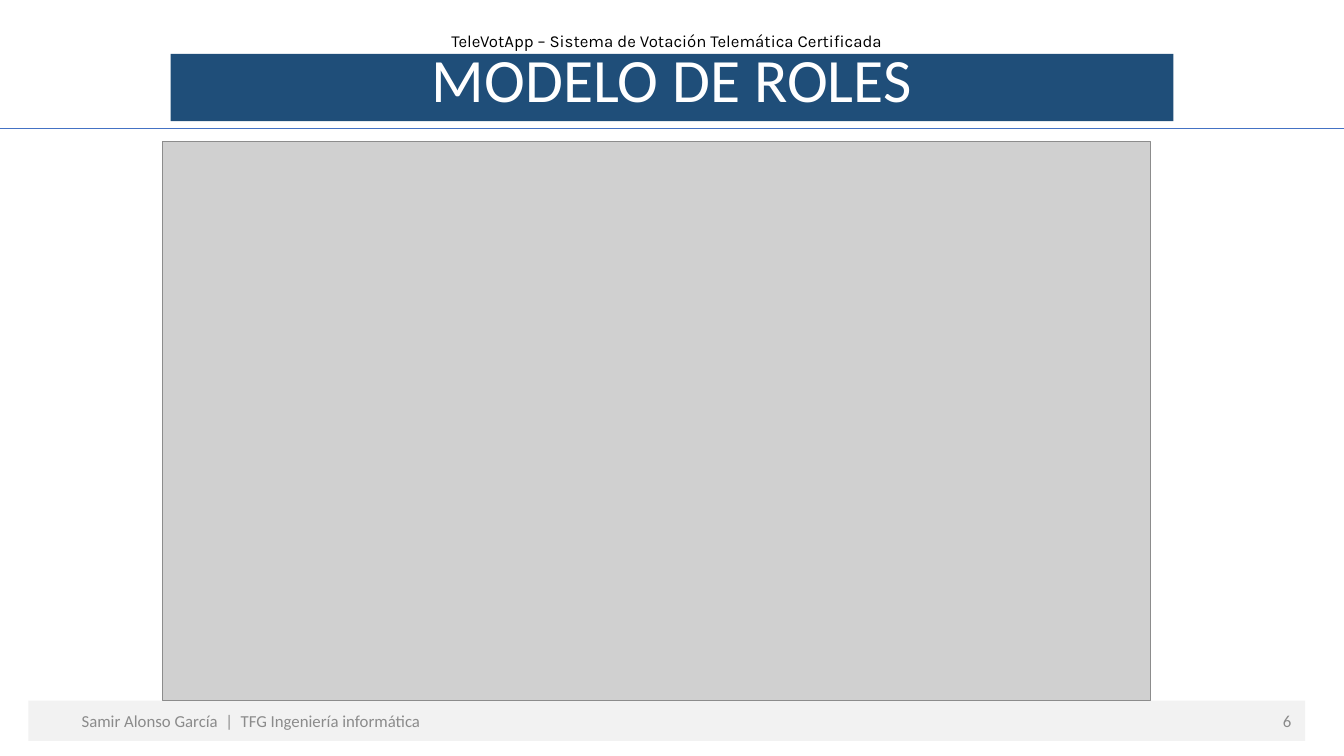
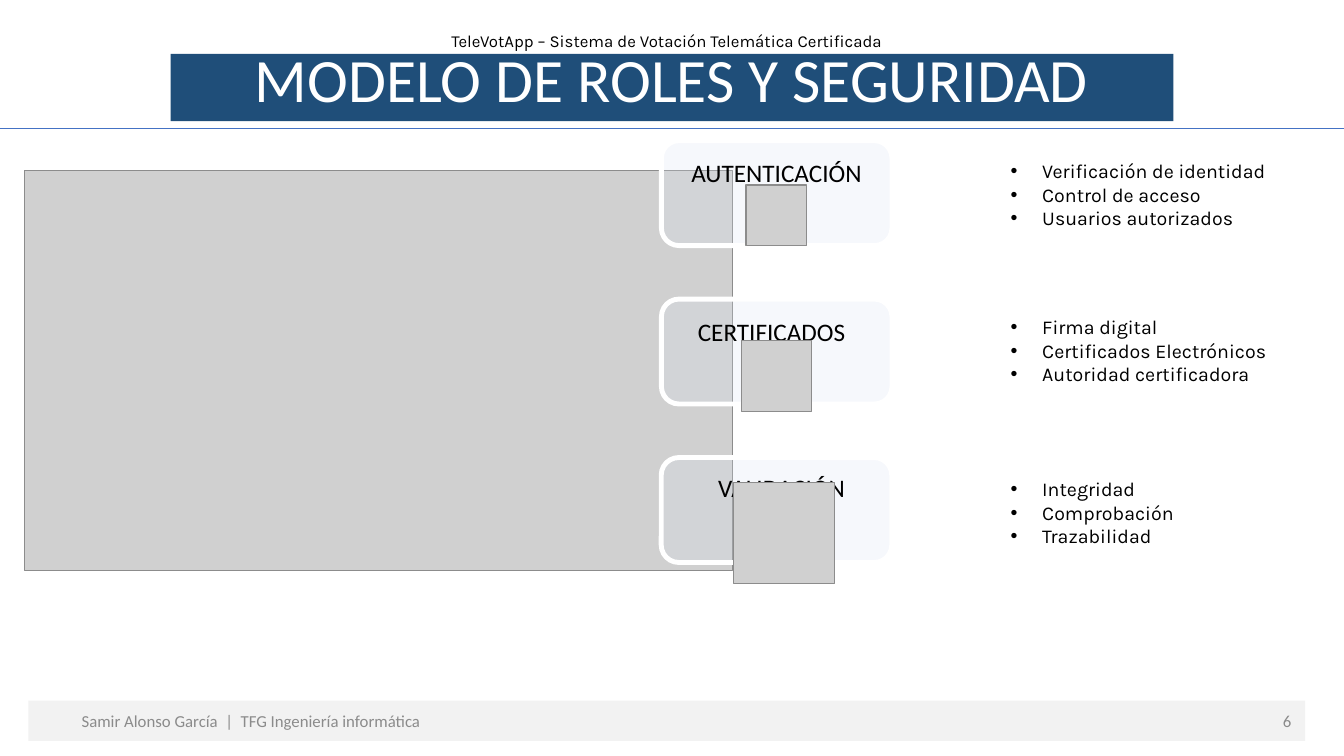
Before and after one commit to SamirAlonsoGarcia/TeleVotApp, a slide deck: slide 6 of DocumentosTFG/PresentaciónTFG.pptx. Drawn at 1344x756 pixels with LibreOffice and Linux fonts; fonts in the diff are those of the drawing; grey boxes stand for pictures. Boxes give left, top, right and bottom in pixels: in the first picture for what was removed or moved away, otherwise in the second. Text is boxed around its words. In the diff, an @@ line names an element or a change of style, - is before the commit and + after.

```diff
--- a/DocumentosTFG/PresentaciónTFG.pptx
+++ b/DocumentosTFG/PresentaciónTFG.pptx
@@ title at [255,51,1088,103]: text changed @@
-MODELO DE ROLES
+MODELO DE ROLES Y SEGURIDAD
@@ rounded rectangle added at [661,141,892,246], fill #DAE3F3 at 22% opacity, outline #FFFFFF 3.5 pt @@
@@ rounded rectangle added at [957,142,1273,247], outline #FFFFFF 2 pt @@
@@ picture: place and size @@
-picture at [163,142,1151,702]
+picture at [24,170,732,571]
@@ text added at [691,161,861,188], 18 pt, text #000000 @@
+AUTENTICACIÓN
@@ text added at [1042,163,1266,226], 14 pt, text #000000 @@
+• Verificación de identidad
+• Control de acceso
+• Usuarios autorizados
@@ picture added at [746,186,808,247] @@
@@ rounded rectangle added at [661,299,892,404], fill #DAE3F3 at 22% opacity, outline #FFFFFF 3.5 pt @@
@@ rounded rectangle added at [957,297,1273,402], outline #FFFFFF 2 pt @@
@@ text added at [698,320,845,347], 18 pt, text #000000 @@
+CERTIFICADOS
@@ text added at [1042,320,1266,382], 14 pt, text #000000 @@
+• Firma digital
+• Certificados Electrónicos
+• Autoridad certificadora
@@ picture added at [741,341,812,411] @@
@@ rounded rectangle added at [661,458,892,563], fill #DAE3F3 at 22% opacity, outline #FFFFFF 3.5 pt @@
@@ text added at [718,477,845,504], 18 pt, text #000000 @@
+VALIDACIÓN
@@ rounded rectangle added at [957,462,1273,567], outline #FFFFFF 2 pt @@
@@ picture added at [734,483,835,584] @@
@@ text added at [1042,482,1173,544], 14 pt, text #000000 @@
+• Integridad
+• Comprobación
+• Trazabilidad
```
Also in this commit, not shown: 2 slides removed, 4 other files.
